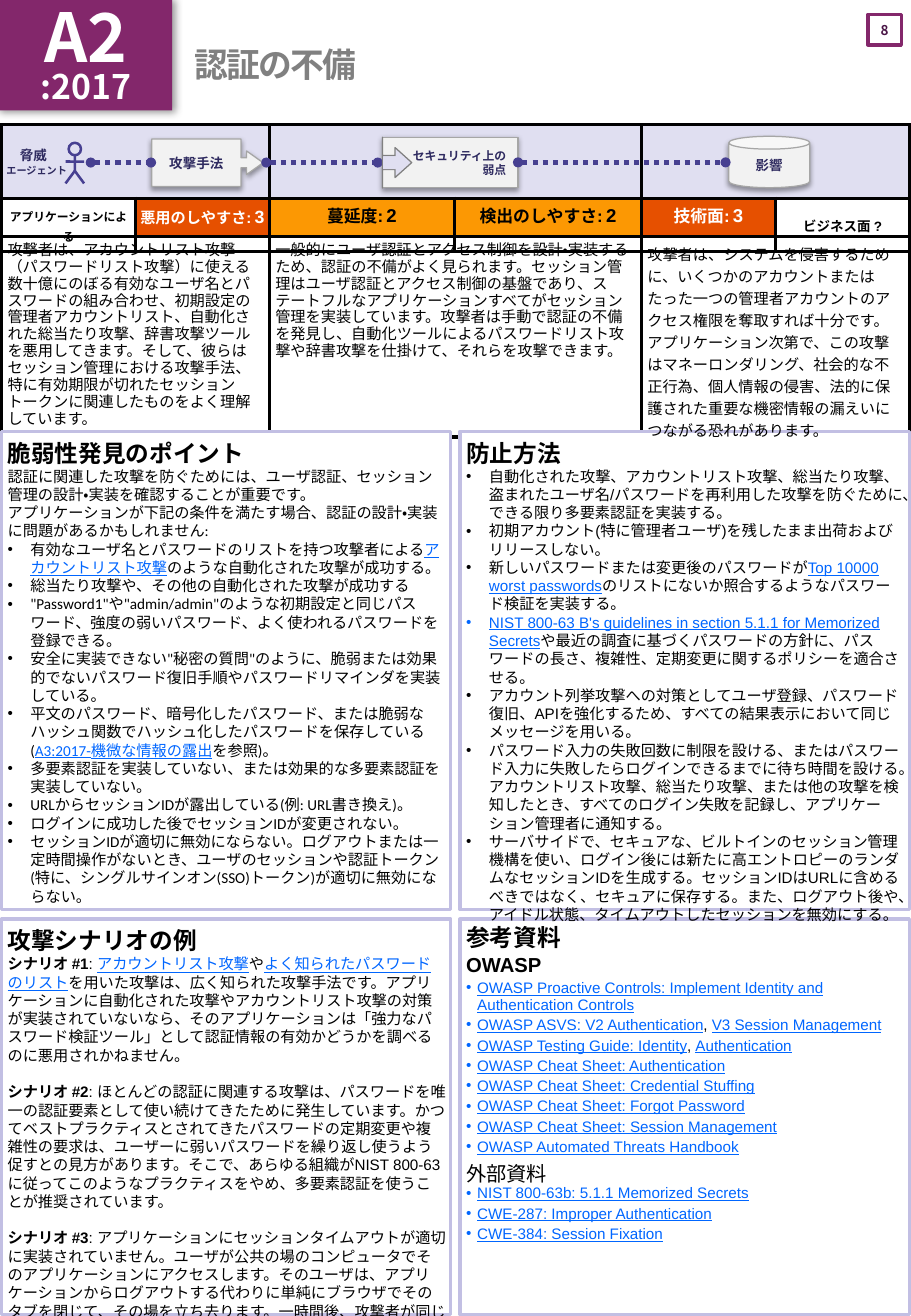
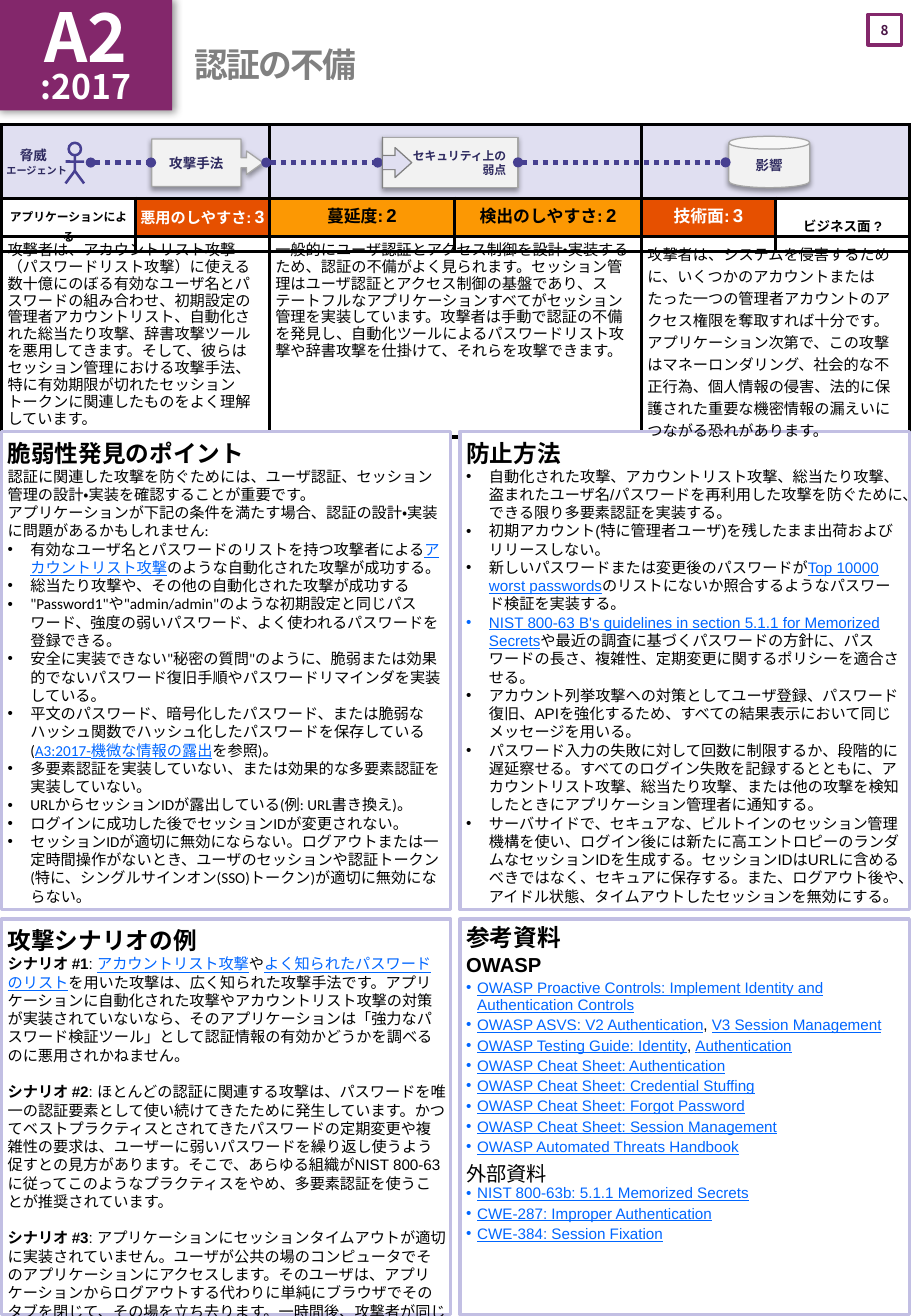
Before and after one commit to OWASP/Top10, a slide deck: slide 9 of 2017/ja/OWASP Top 10-2017(ja).pptx. Drawn at 911x1316 pixels with LibreOffice and Linux fonts; fonts in the diff are those of the drawing. Boxes give left, top, right and bottom in pixels: in the first picture for what was removed or moved away, otherwise in the second. Text is boxed around its words. In the diff, an @@ line names an element or a change of style, - is before the commit and + after.

Commit message:
A1, A2, A5
防止方法の訳がおかしかったので修正。
また、謝辞を追加。

```diff
--- a/2017/ja/OWASP Top 10-2017(ja).pptx
+++ b/2017/ja/OWASP Top 10-2017(ja).pptx
@@ text at (x1=489, y1=743, x2=899, y2=812): text changed @@
-• パスワード入力の失敗回数に制限を設ける、またはパスワード入力に失敗したらログインできるまでに待ち時間を設ける。アカウントリスト攻撃、総当たり攻撃、または他の攻撃を検知したとき、すべてのログイン失敗を記録し、アプリケーション管理者に通知する。
+• パスワード入力の失敗に対して回数に制限するか、段階的に遅延察せる。すべてのログイン失敗を記録するとともに、アカウントリスト攻撃、総当たり攻撃、または他の攻撃を検知したときにアプリケーション管理者に通知する。
```
Also in this commit, not shown: 4 other slides changed, 1 other file.
